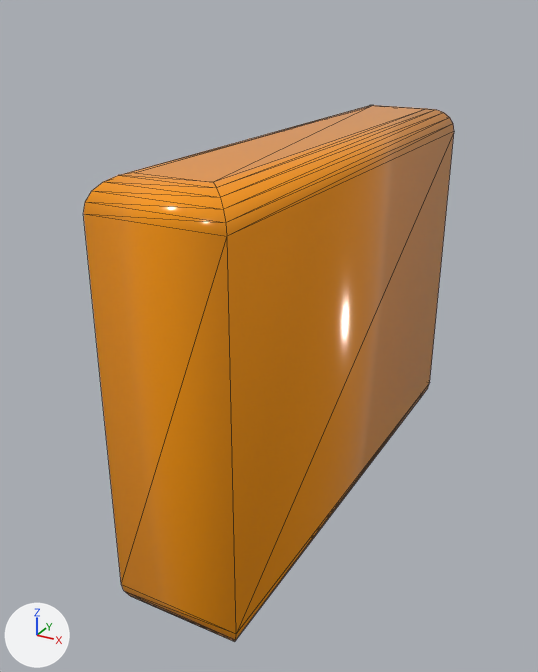
The glTF model public/assets/models/letter_I.glb: old version first, new version second.
Rendered twice from a camera (50 mm lens) standing at (0.456, -0.924, 0.448) and looking at (-0.047, -0.01, -0.009). Lighting does not change. The marker at lower left points along +X, +Y and +Z. The first picture is the older version. Mesh edges are drawn as thin lines. Vertices at exactly the same position are counted once.

The scene before the commit, as lines of its bpy script (objects in view):
```python
mat_mat_letter_i = principled_material('Mat_Letter_I')
mat_mat_letter_i.base_color = (1.0, 0.33, 0.0)  # orange #ff9b00
mat_mat_letter_i.metallic = 0.05
mat_mat_letter_i.roughness = 0.15
me_text = bpy.data.meshes.new('Text')
me_text.from_pydata(...)  # 48 vertices, 92 faces; spans x -0.089..0.089, y -0.34..0.422, z -0.29..0.29
me_text.materials.append(mat_mat_letter_i)  # orange #ff9b00
ob_text = bpy.data.objects.new('Text', me_text)
ob_text.location = (0.0, 0.0, 0.0)
```
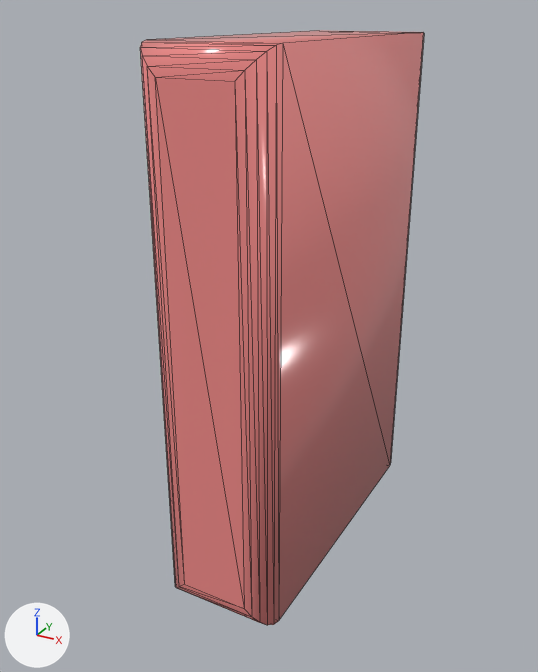
What differs and where, as boxes [x1, y1, x2, y2] in the pictures (538 x 672 px):
'Text', recoloured, reshaped, moved (23% narrower, 11% taller): before [83, 105, 454, 642]; after [140, 30, 424, 625]

Patch to the scene script:
```diff
--- a/public/assets/models/letter_I.glb.py
+++ b/public/assets/models/letter_I.glb.py
@@ mat_mat_letter_i @@
 mat_mat_letter_i = principled_material('Mat_Letter_I')
-mat_mat_letter_i.base_color = (1.0, 0.33, 0.0)  # orange #ff9b00
+mat_mat_letter_i.base_color = (0.91, 0.267, 0.259)  # pink #f58d8b
 mat_mat_letter_i.metallic = 0.05
@@ me_text @@
 # used by ob_text; location = (0.0, 0.0, 0.0)
-me_text.from_pydata(...)  # 48 vertices, 92 faces; spans x -0.089..0.089, y -0.34..0.422, z -0.29..0.29
+me_text.from_pydata(...)  # 48 vertices, 92 faces; spans x -0.084..0.084, y -0.255..0.255, z -0.376..0.376
+# me_text part 1: 48 of 48 vertices moved; they spanned x -0.089..0.089, y -0.34..0.422, z -0.29..0.29 and now span x -0.084..0.084, y -0.255..0.255, z -0.376..0.376; mean shift (0.0, -0.041, 0.0)
 me_text.materials.append(mat_mat_letter_i)
@@ ob_text @@
 ob_text = bpy.data.objects.new('Text', me_text)
-ob_text.location = (0.0, 0.0, 0.0)
+ob_text.location = (0.0, 0.0, 0.041)
```
